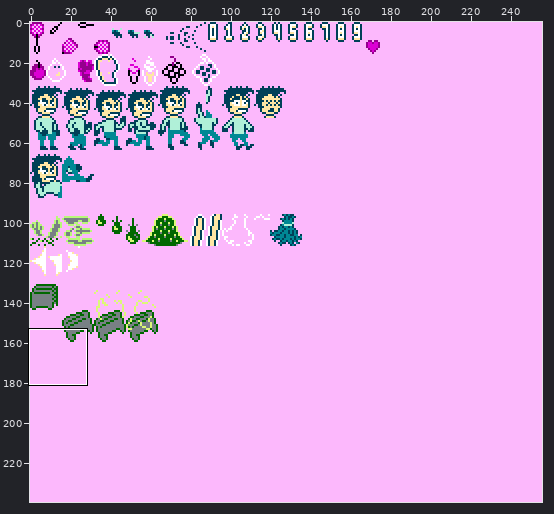
One commit to this sprite sheet: chars.png. Above: a wide view before the commit, with the close-up outlined.
Close-up. First the earlier version:
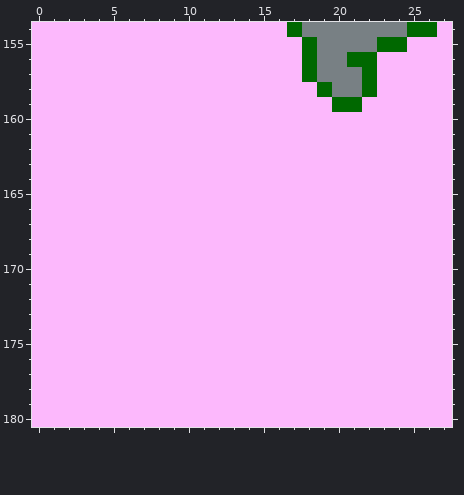
The file is 256x240 pixels. Shown: x 0..27, y 154..180.
Now the later version:
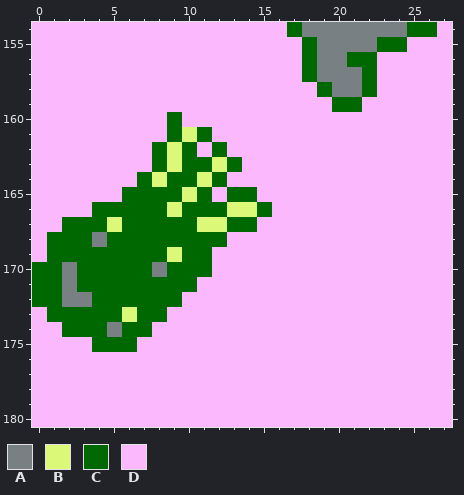
Palette (. is transparent): A #788084  B #dcf878  C #006800  D #fcb8fc
The exact change:
@@ x 0..17 @@
 159 DDDDDDDDDDDDDDDDDD
-160 DDDDDDDDDDDDDDDDDD
-161 DDDDDDDDDDDDDDDDDD
-162 DDDDDDDDDDDDDDDDDD
-163 DDDDDDDDDDDDDDDDDD
-164 DDDDDDDDDDDDDDDDDD
-165 DDDDDDDDDDDDDDDDDD
-166 DDDDDDDDDDDDDDDDDD
-167 DDDDDDDDDDDDDDDDDD
-168 DDDDDDDDDDDDDDDDDD
-169 DDDDDDDDDDDDDDDDDD
-170 DDDDDDDDDDDDDDDDDD
-171 DDDDDDDDDDDDDDDDDD
-172 DDDDDDDDDDDDDDDDDD
-173 DDDDDDDDDDDDDDDDDD
-174 DDDDDDDDDDDDDDDDDD
-175 DDDDDDDDDDDDDDDDDD
+160 DDDDDDDDDCDDDDDDDD
+161 DDDDDDDDDCBCDDDDDD
+162 DDDDDDDDCBCDCDDDDD
+163 DDDDDDDDCBCCBCDDDD
+164 DDDDDDDCBCCBCDDDDD
+165 DDDDDDCCCCBCDCCDDD
+166 DDDDCCCCCBCCCBBCDD
+167 DDCCCBCCCCCBBCCDDD
+168 DCCCACCCCCCCCDDDDD
+169 DCCCCCCCCBCCDDDDDD
+170 CCACCCCCACCCDDDDDD
+171 CCACCCCCCCCDDDDDDD
+172 CCAACCCCCCDDDDDDDD
+173 DCCCCCBCCDDDDDDDDD
+174 DDCCCACCDDDDDDDDDD
+175 DDDDCCCDDDDDDDDDDD
 176 DDDDDDDDDDDDDDDDDD
